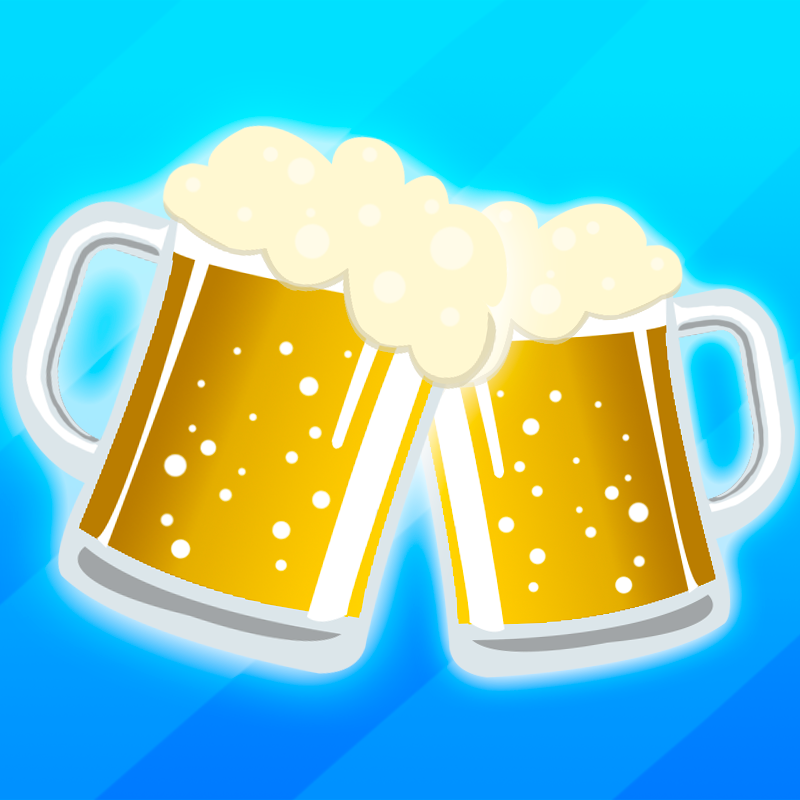
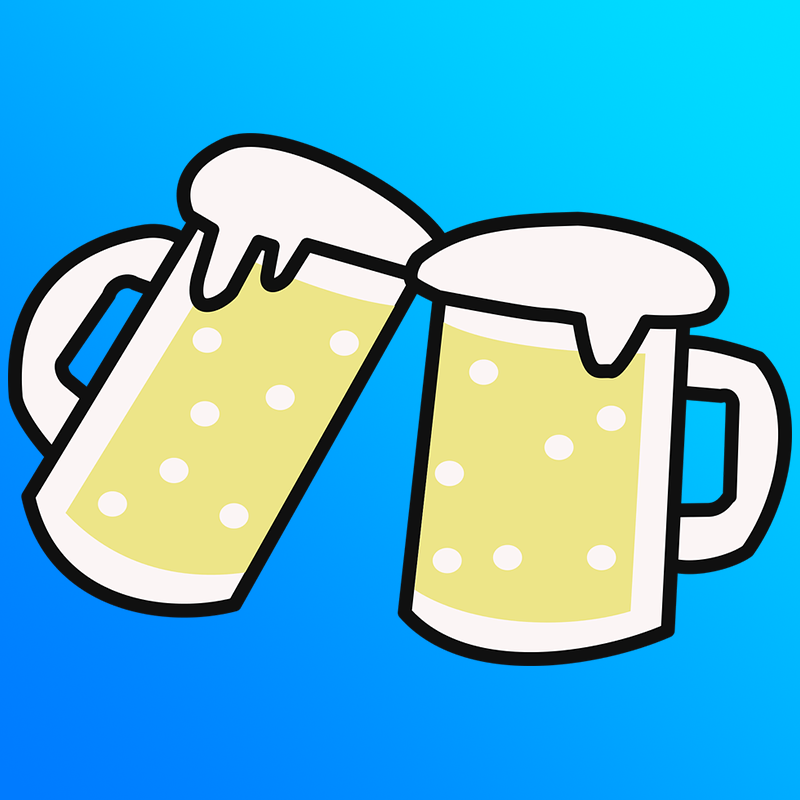
Revision of a layered 800×800 image; what changed, layer by layer:
added layer "beer-1297988_960_720" above "Layer 1" over (8, 133, 792, 666)
added layer "Layer 1" above "Background" over (0, 0, 800, 800)
added layer "Background" over (0, 0, 800, 800)
